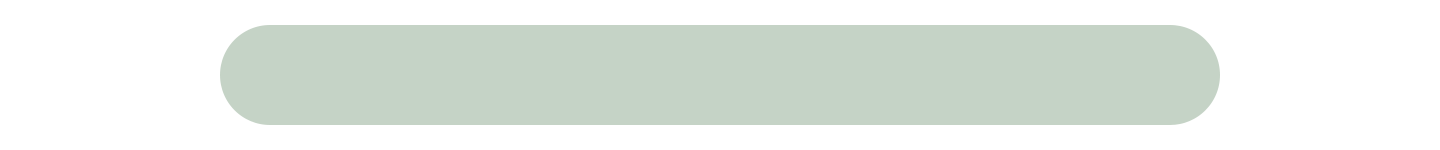
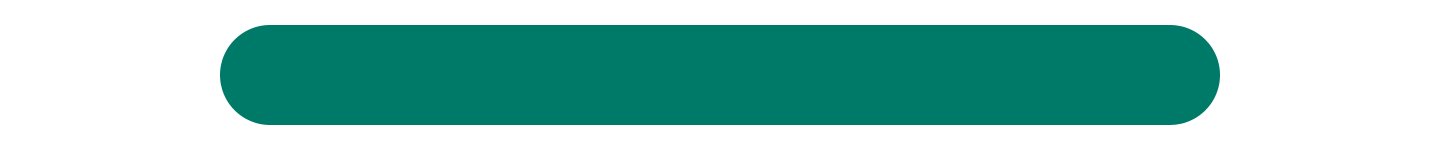
The second 1440x150 image is a revision of the first. Changes to its layers:
painted on "Rectangle 1" over [220, 25, 1220, 125]
